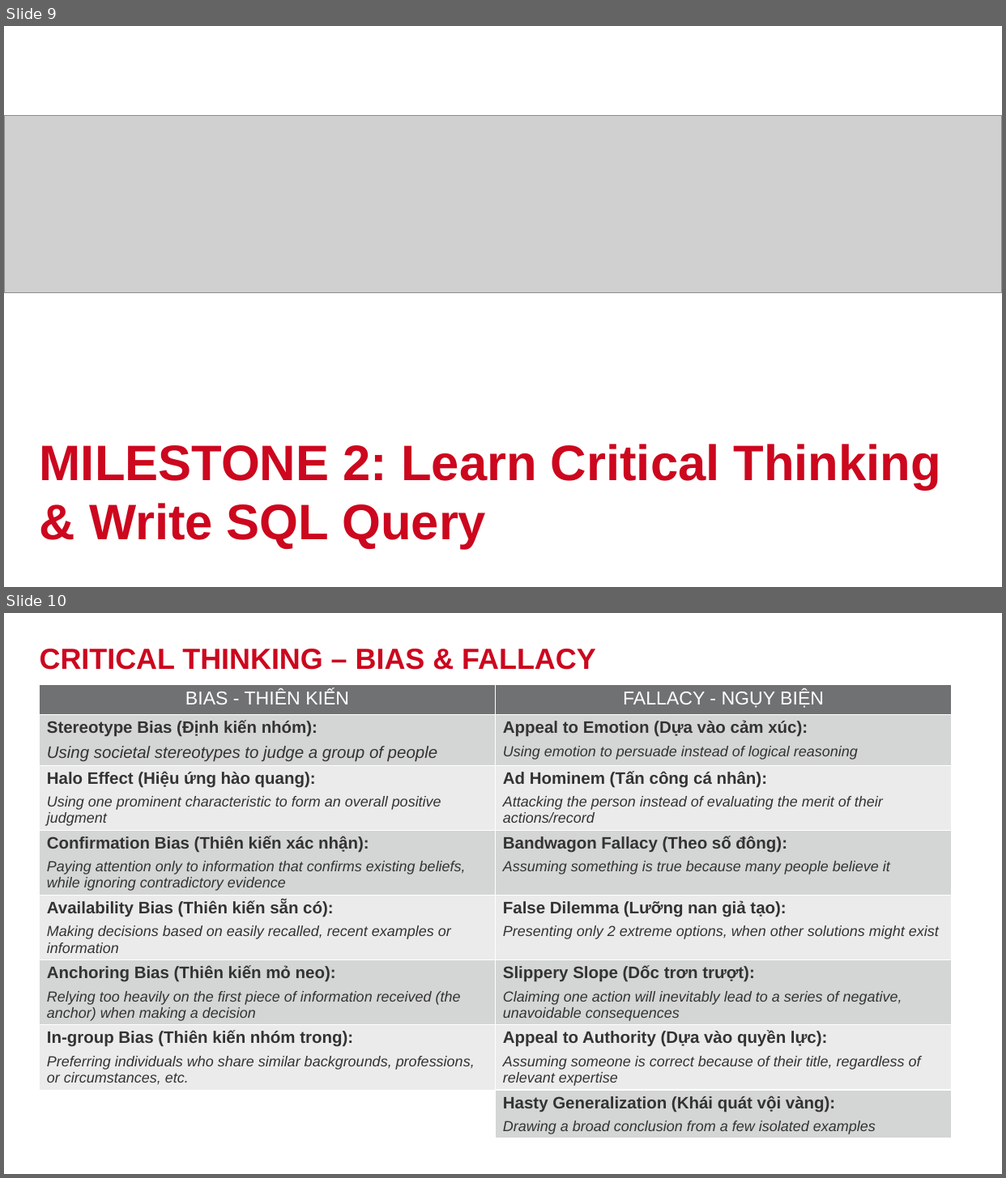
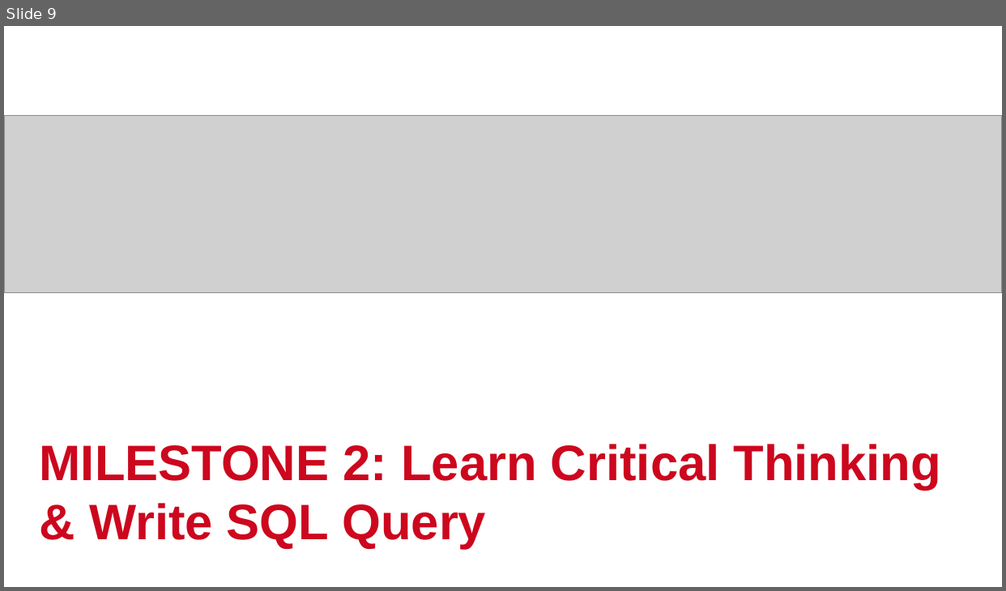
Before and after one commit to phmquan/YPP4-QuanPhan, a slide deck: document/QuanPhan_MilestonePreview.pptx. Shown one above the other, each under a label of ours: slides 9 and 10 before the commit, slide 9 after it. The pictures are 1006x1178 and 1006x591 pixels, drawn with LibreOffice and Linux fonts; fonts in the diff are those of the drawing; grey boxes stand for pictures; background and template pictures are left out. Boxes give left, top, right and bottom in pixels: in the first picture for what was removed or moved away, otherwise in the second. Text is boxed around its words. In the diff, an @@ line names an element or a change of style, - is before the commit and + after.

```diff
--- a/document/QuanPhan_MilestonePreview.pptx
+++ b/document/QuanPhan_MilestonePreview.pptx
@@ slide 10 removed at [4, 613, 1002, 1174], background #FFFFFF @@
@@ title removed at [40, 649, 595, 670] @@
-CRITICAL THINKING – BIAS & FALLACY
@@ table removed at [39, 684, 951, 1162], 8 rows, 2 columns @@
-BIAS - THIÊN KIẾN | FALLACY - NGỤY BIỆN
-Stereotype Bias (Định kiến nhóm): / Using societal stereotypes to judge a group of people | Appeal to Emotion (Dựa vào cảm xúc): / Using emotion to persuade instead of logical reasoning
-Halo Effect (Hiệu ứng hào quang): / Using one prominent characteristic to form an overall positive judgment | Ad Hominem (Tấn công cá nhân): / Attacking the person instead of evaluating the merit of their actions/record
-Confirmation Bias (Thiên kiến xác nhận): / Paying attention only to information that confirms existing beliefs, while ignoring contradictory evidence | Bandwagon Fallacy (Theo số đông): / Assuming something is true because many people believe it
-Availability Bias (Thiên kiến sẵn có): / Making decisions based on easily recalled, recent examples or information | False Dilemma (Lưỡng nan giả tạo): / Presenting only 2 extreme options, when other solutions might exist
-Anchoring Bias (Thiên kiến mỏ neo): / Relying too heavily on the first piece of information received (the anchor) when making a decision | Slippery Slope (Dốc trơn trượt): / Claiming one action will inevitably lead to a series of negative, unavoidable consequences
-In-group Bias (Thiên kiến nhóm trong): / Preferring individuals who share similar backgrounds, professions, or circumstances, etc. | Appeal to Authority (Dựa vào quyền lực): / Assuming someone is correct because of their title, regardless of relevant expertise
- | Hasty Generalization (Khái quát vội vàng): / Drawing a broad conclusion from a few isolated examples
```
Also in this commit, not shown: 2 slides changed, 1 slide added, 10 other slides removed, 5 other files.
